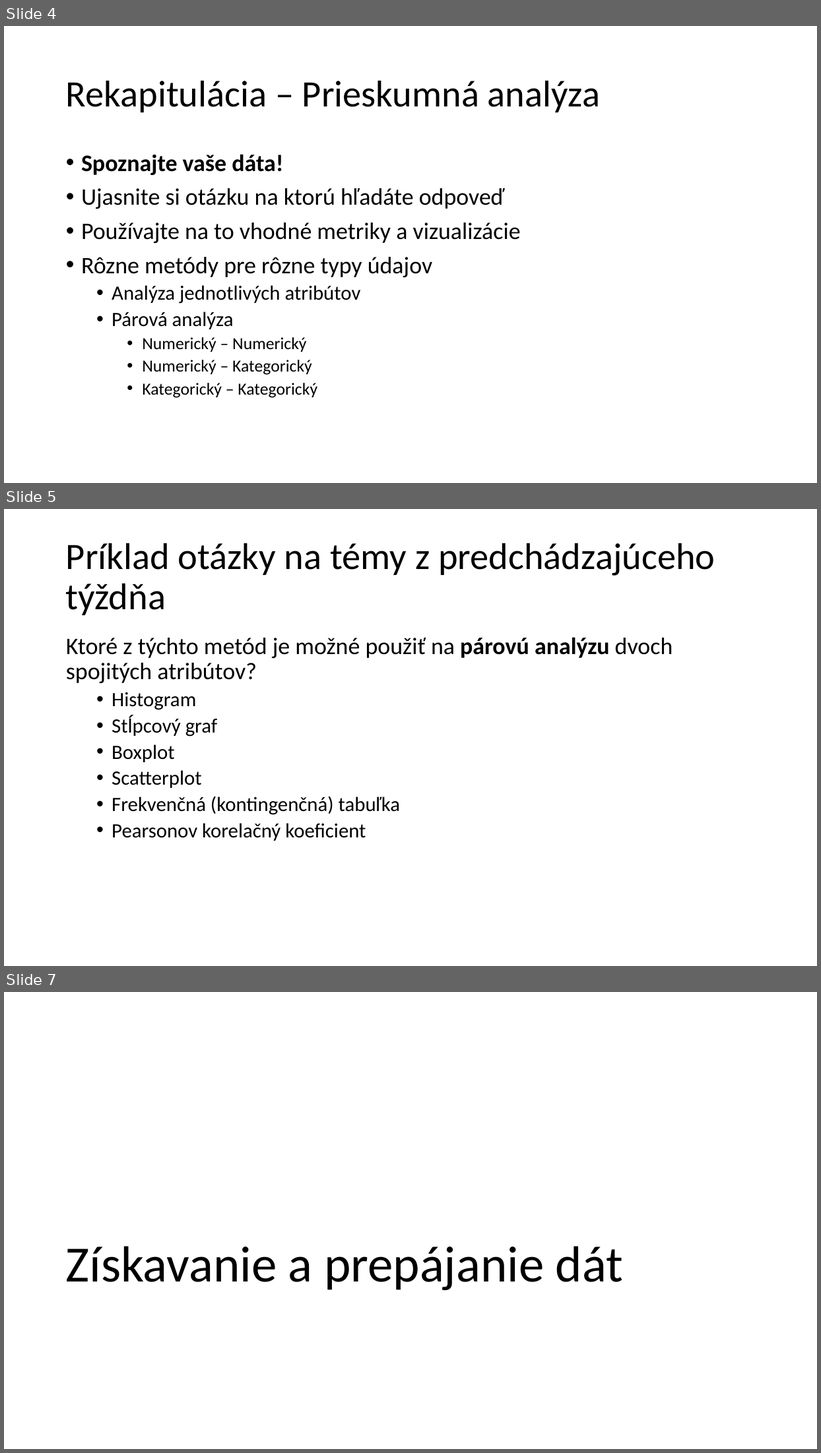
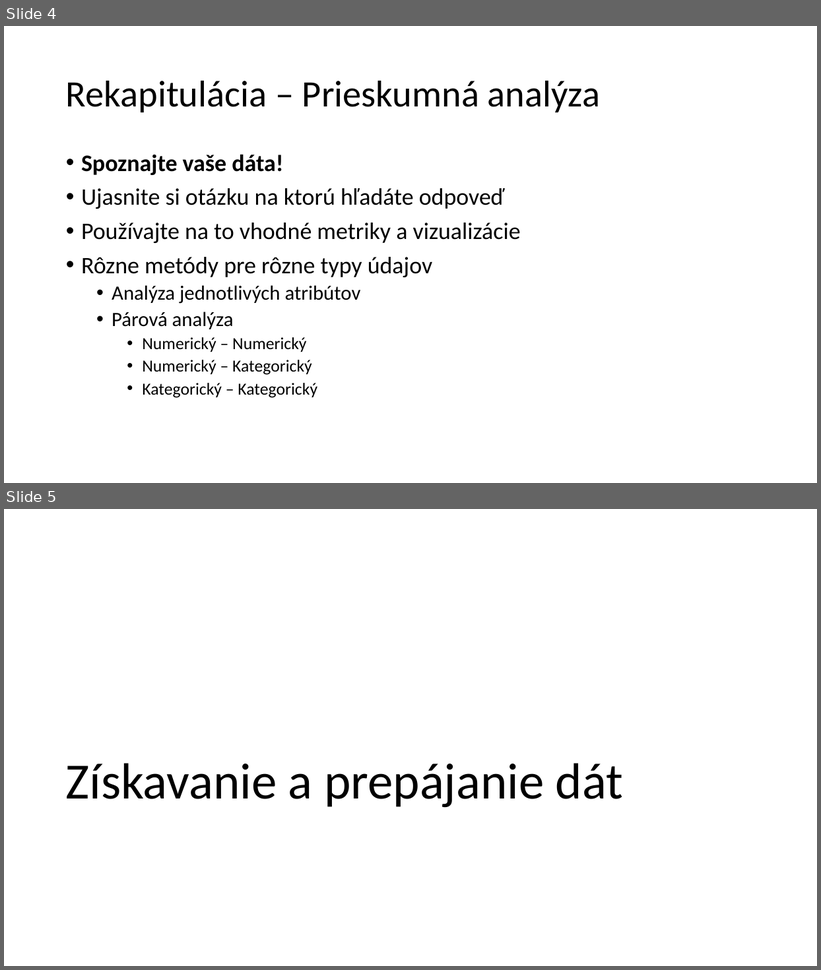
Before and after one commit to robom/IAU-2019-2020, a slide deck: prednasky/04/Získavanie a prepájanie dát.pptx. Shown one above the other, each under a label of ours: slides 4, 5 and 7 before the commit, slides 4 and 5 after it; the slides between them are not shown. The pictures are 821x1453 and 821x970 pixels, drawn with LibreOffice and Linux fonts; fonts in the diff are those of the drawing. Boxes give left, top, right and bottom in pixels: in the first picture for what was removed or moved away, otherwise in the second. Text is boxed around its words. In the diff, an @@ line names an element or a change of style, - is before the commit and + after.

```diff
--- a/prednasky/04/Získavanie a prepájanie dát.pptx
+++ b/prednasky/04/Získavanie a prepájanie dát.pptx
@@ slide 5 removed at [4,509,817,966], background #FFFFFF @@
@@ title removed at [66,543,715,615] @@
-Príklad otázky na témy z predchádzajúceho týždňa
@@ text removed at [66,637,673,841] @@
-Ktoré z týchto metód je možné použiť na párovú analýzu dvoch spojitých atribútov?
-  • Histogram
-  • Stĺpcový graf
-  • Boxplot
-  • Scatterplot
-  • Frekvenčná (kontingenčná) tabuľka
-  • Pearsonov korelačný koeficient
@@ what was slide 7 is now slide 5 @@
```
Also in this commit, not shown: 1 other slide removed, 1 other file.
